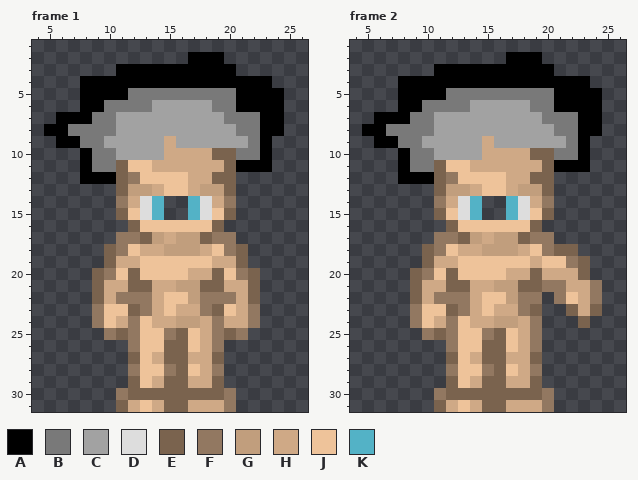
Two versions of one pixel-art file, Assets/TCCHD2D/Art/Sprites/spr_mc.aseprite. The picture above was drawn from the file before the commit.
32x32 pixels, 2 frames. Shown: frame 1: x 4..26, y 1..31; frame 2: x 4..26, y 1..31. The commit also changed other frames, which this record leaves out.
Visible layers, top first: "Cabeludo", "Base".
Palette (. is transparent): A #000000  B #797979  C #a2a2a2  D #dddddd  E #7a634e  F #927861  G #c19e7d  H #cfa986  J #eec39a  K #53b2c6
Pixels before, frame 1, first column x 5:
 2 ............AAA.....
 3 ......AAAAAAAAAA....
 4 ...AAAAAAAAAAAAAAAA.
 5 ...AAAABBBBBBBBBAAAA
 6 ...AABBBBCCCCCBBAAAA
 7 .AAABBCCCCCCCCCBBBAA
 8 AABBBBCCCCCCCCCCBBAA
 9 .AABBCCCCCHCCCCCCBA.
10 ...ABBCCCCHHHHEEBBA.
11 ...ABBEJJHHHHHHEAAA.
12 ...AAAEFJJJJHHEE....
13 ......EGGHJJHGGE....
14 ......FHDK..KDHF....
15 ......EJDK..KDJE....
16 .......EJJJJJJE.....
17 ......FFEGHGGEFF....
18 .....EFJHHGGGHJFE...
19 .....EHHJJJJJJHHE...
20 ....EFJEJJJJHHEJFE..
21 ....EHHEEHHGGEEHHE..
22 ....EHFFFHJJGFFFHE..
23 ....FJJEFHJHHFEJHF..
24 ....FJHFJHHGGHFHHF..
25 .....FEFJJFEJHFEF...
26 .......FJJEEJHF.....
27 .......EJHEEHHE.....
28 .......FJJFEJHF.....
29 .......EJHEEHHE.....
30 ......FEEEEEEEEF....
31 ......EHJHEEHHHF....
Pixels before, frame 2, first column x 5:
 2 ............AAA.....
 3 ......AAAAAAAAAA....
 4 ...AAAAAAAAAAAAAAAA.
 5 ...AAAABBBBBBBBBAAAA
 6 ...AABBBBCCCCCBBAAAA
 7 .AAABBCCCCCCCCCBBBAA
 8 AABBBBCCCCCCCCCCBBAA
 9 .AABBCCCCCHCCCCCCBA.
10 ...ABBCCCCHHHHEEBBA.
11 ...ABBEJJHHHHHHEAAA.
12 ...AAAEFJJJJHHEE....
13 ......EGGHJJHGGE....
14 ......FHDK..KDHF....
15 ......EJDK..KDJE....
16 .......EJJJJJJE.....
17 ......FFEGHGGEFF....
18 .....EFJHHGGGHJFEE..
19 .....EHHJJJJJJHJJFE.
20 ....EFJEJJJJHHEHHHE.
21 ....EHHEEHHGGEEFFHHF
22 ....EHFFFHJJGFF.FJHF
23 ....FJJEFHJHHFE..EHE
24 ....FJHFJHHGGHF...E.
25 .....FEFJJFEJHF.....
26 .......FJJEEJHF.....
27 .......EJHEEHHE.....
28 .......FJJFEJHF.....
29 .......EJHEEHHE.....
30 ......FEEEEEEEEF....
31 ......EHJHEEHHHF....
After:
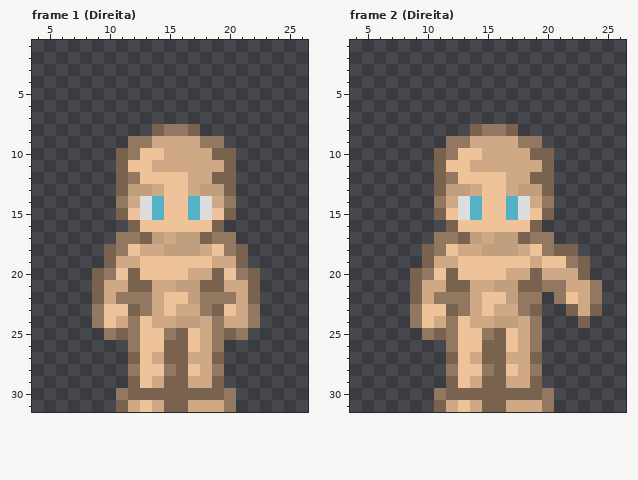
What changed:
layer "Cabeludo" now hidden
Frame 1 (Direita):
The edit turns colour C into colour E in row 8 at x 14 and 17; in row 10 at x 11.
The edit turns colour C into colour F in row 8 at x 15 to 16; in row 9 at x 12 to 13 and 18 to 19; in row 10 at x 12.
The edit turns colour C into colour H in row 9 at x 14 and 16 to 17.
There is now colour J in rows 14 to 15 at x 15 to 16.
The edit turns colour C into colour J in row 10 at x 13 to 14.
Colour A is gone in row 2 at x 17 to 19; in row 3 at x 11 to 20; in row 4 at x 8 to 23; in row 5 at x 8 to 11 and 21 to 24; in row 6 at x 8 to 9 and 21 to 24; in row 7 at x 6 to 8 and 23 to 24.
Colour A is gone in row 8 at x 5 to 6 and 23 to 24; in row 9 at x 6 to 7 and 23; in row 10 at x 8 and 23; in row 11 at x 8 and 21 to 23; in row 12 at x 8 to 10.
Colour B is gone in row 5 at x 12 to 20; in row 6 at x 10 to 13 and 19 to 20; in row 7 at x 9 to 10 and 20 to 22; in row 8 at x 7 to 10 and 21 to 22; in row 9 at x 8 to 9 and 22; in row 10 at x 9 to 10 and 21 to 22.
Colour B is gone in row 11 at x 9 to 10.
Colour C is gone in row 6 at x 14 to 18; in row 7 at x 11 to 19; in row 8 at x 11 to 13 and 18 to 20; in row 9 at x 10 to 11 and 20 to 21.
Frame 2 (Direita): the same change as frame 1 (Direita)
Pixel boxes of the changes (left, top, right, bottom) in both pictures:
changed: (44, 52, 284, 220)
changed: (362, 52, 602, 220)
